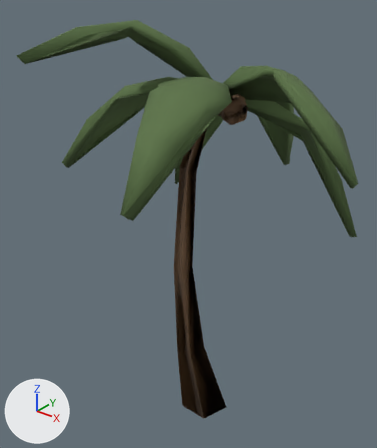
The FBX model Endless Ocean/Assets/PolyIsland - Low Poly Assets/Models/palm_tree.FBX as it was, and as the next commit left it.
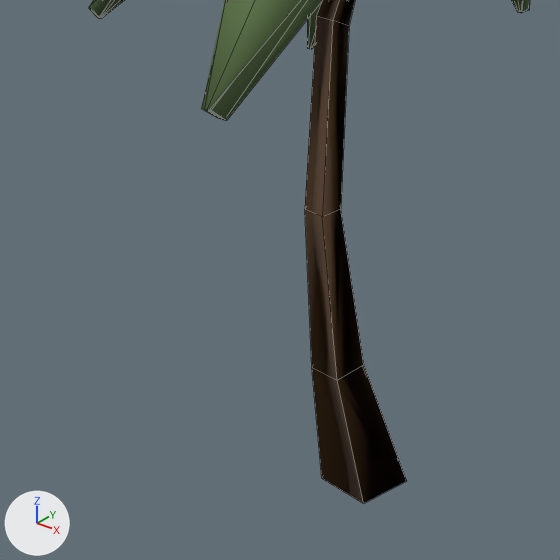
Each version is shown whole from a 50 mm camera at (1.94, -2.35, 1.69) aimed at (-0.16, 0.27, 0.07), then close up on the part from 4% to 81% of the width and 35% to 100% of the height. Arrows for +X, +Y and +Z are at lower left; the lights stay in place. The close-ups show mesh edges as thin lines. Where no turn or scale is listed for an object, it has been applied to the vertices.

The older version as bpy lines, for what is in view:
```python
me_untitled_001 = bpy.data.meshes.new('Untitled.001')
me_untitled_001.from_pydata(...)  # 424 vertices, 457 faces; spans x -1.13..1.11, y -0.84..1.44, z -1.55..1.44
# faces by material slot: [329, 128]
me_untitled_001.materials.append(mat_leaves_001)  # dark green #5a7245
me_untitled_001.materials.append(mat_wood_001)  # brown #785a3d
ob_palm_tree = bpy.data.objects.new('palm_tree', me_untitled_001)
ob_palm_tree.location = (0.0, 0.0, 0.0)
```
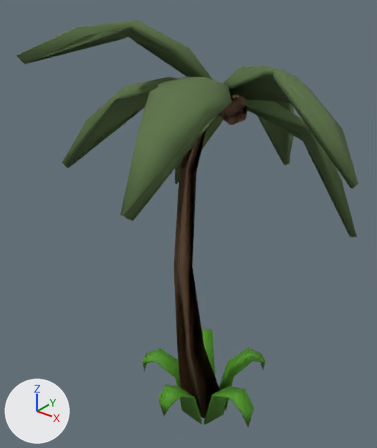
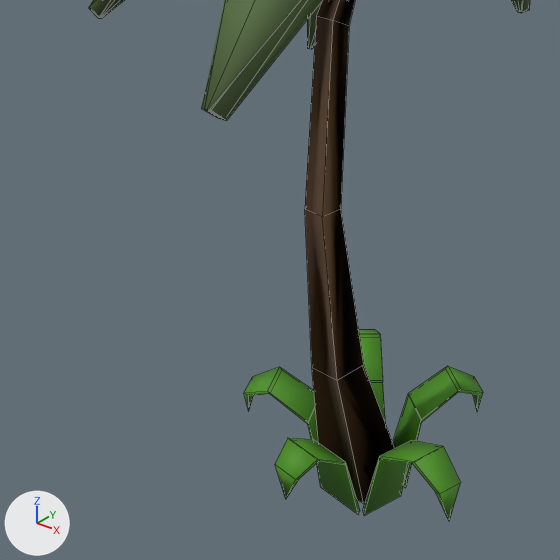
Commit message: Palm trees updated

Diff of the bpy script that builds the scene:
```diff
--- a/Endless Ocean/Assets/PolyIsland - Low Poly Assets/Models/palm_tree.FBX.py
+++ b/Endless Ocean/Assets/PolyIsland - Low Poly Assets/Models/palm_tree.FBX.py
@@ mat_grass @@
+mat_grass = principled_material('grass')
+mat_grass.base_color = (0.0726, 0.296, 0.011)  # green #4c941b
+mat_grass.roughness = 0.69
@@ me_untitled_001 @@
 # used by ob_palm_tree; location = (0.0, 0.0, 0.0)
-me_untitled_001.from_pydata(...)  # 424 vertices, 457 faces; spans x -1.13..1.11, y -0.84..1.44, z -1.55..1.44
+me_untitled_001.from_pydata(...)  # 509 vertices, 542 faces; spans x -1.13..1.11, y -0.84..1.44, z -1.6..1.44
+# me_untitled_001 part 1: a new loose piece of 17 vertices spanning x -0.38..-0.02, y 0.37..0.74, z -1.6..-1.13, in mat_grass (green #4c941b)
+# me_untitled_001 part 2: a new loose piece of 17 vertices spanning x -0.01..0.33, y 0.36..0.75, z -1.6..-1.13, in mat_grass (green #4c941b)
+# me_untitled_001 part 3: a new loose piece of 17 vertices spanning x 0.1..0.53, y 0.09..0.34, z -1.6..-1.12, in mat_grass (green #4c941b)
+# me_untitled_001 part 4: a new loose piece of 17 vertices spanning x -0.5..-0.1, y 0.05..0.34, z -1.6..-1.13, in mat_grass (green #4c941b)
+# me_untitled_001 part 5: a new loose piece of 17 vertices spanning x -0.12..0.09, y -0.19..0.15, z -1.59..-1.13, in mat_grass (green #4c941b)
 me_untitled_001.materials.append(mat_leaves_001)
 me_untitled_001.materials.append(mat_wood_001)
+me_untitled_001.materials.append(mat_grass)  # green #4c941b
```

Boxes [x1, y1, x2, y2] around the edits, measured in the close-ups (560 x 560 px):
'palm_tree', reshaped
    before: [88, 0, 530, 503]
    after: [88, 0, 530, 521]
part 1 of me_untitled_001, added (green)
    after: [359, 329, 385, 421]
part 2 of me_untitled_001, added (green)
    after: [393, 366, 483, 488]
part 3 of me_untitled_001, added (green)
    after: [363, 440, 461, 521]
part 4 of me_untitled_001, added (green)
    after: [244, 367, 318, 442]
part 5 of me_untitled_001, added (green)
    after: [275, 438, 360, 515]
